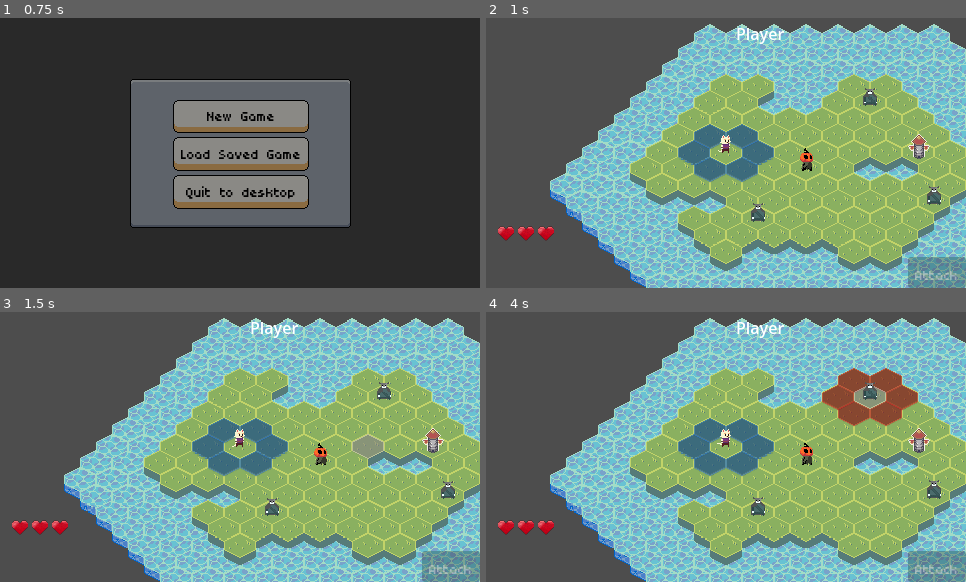
Above: before the commit, frames 1-4 (two rows, left to right).
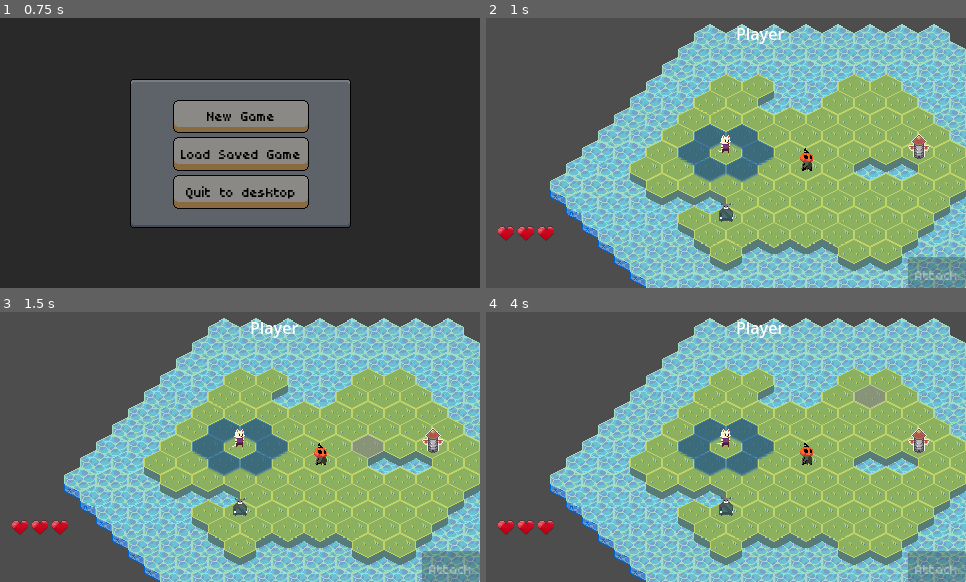
Above: after the commit, the same moments.

Repository: kroraf/cat-hoplite
Game: Godot game, scene res://scenes/ui/main_menu.tscn
Two runs of this game, one before a commit and one after it. Both use one fixed random seed, a clock stepped at 60 frames per second and the inputs below.
Inputs (mouse positions are in pixels of both pictures, inside the frame that each line leads up to):
- Up to frame 1 (0.75 s): click "New Game" at 0.5 s
- Up to frame 2 (1 s): no input
- Up to frame 3 (1.5 s): move the mouse to (345, 433) at 1.27 s; press the mouse at (345, 433) at 1.28 s; hold Right (ui_right) from 1.28 s (still down)
- Up to frame 4 (4 s): tap Space (ui_select) at 1.52 s; release Right (ui_right) at 2 s; release the mouse at (831, 433) at 2 s; drag from (630, 460) to (807, 455) at 2.02 s; tap Enter at 2.75 s; move the mouse to (774, 387) at 2.77 s; press the mouse at (774, 387) at 2.78 s; hold Right (ui_right) 2.78-3.5 s; release the mouse at (774, 387) at 3.5 s; drag from (702, 501) to (870, 387) at 3.52 s

Frame 1 is identical in both runs. In frame 2, 0.6% of the frame differs, in the area x 48-95%, y 25-76%; in frame 3, 0.6%; in frame 4, 3.1%, in the area x 48-95%, y 20-76%.

Commit message:
WIP
fixed ranged pathfinding; disabled move and attack for enemies

Diff:
--- a/levels/level_01.tscn
+++ b/levels/level_01.tscn
@@ -22,15 +22,7 @@
 def = ExtResource("3_gg43x")
 
 [node name="Enemy" parent="Units/Enemies" index="1" instance=ExtResource("2_81a5f")]
-position = Vector2(208, 44)
-def = ExtResource("4_mllcm")
-
-[node name="Enemy2" parent="Units/Enemies" index="2" instance=ExtResource("2_81a5f")]
-position = Vector2(96, 159)
-def = ExtResource("4_mllcm")
-
-[node name="Enemy4" parent="Units/Enemies" index="3" instance=ExtResource("2_81a5f")]
-position = Vector2(272, 143)
+position = Vector2(61, 158)
 def = ExtResource("4_mllcm")
 
 [node name="Exit" parent="Objects" index="0" instance=ExtResource("5_mllcm")]
--- a/scripts/ai/melee_behavior.gd
+++ b/scripts/ai/melee_behavior.gd
@@ -39,7 +39,8 @@
 	_process_ai()
 
 func _execute_move() -> void:
-	var path = await _get_path_to_player()
+	#var path = await _get_path_to_player()
+	var path = await _get_path_to_best_firing_position()
 
 	if path.size() > 1:
 		var next_cell = Vector2i(path[1])
@@ -63,20 +64,7 @@
 	turn_completed.emit()
 	current_state = AIState.DECIDE
 
-#func _get_path_to_player() -> PackedVector2Array:
-	#var enemy_cell = unit.grid_position
-	#var player_cell = player.grid_position
-	#var result = Navigation.find_optimal_approach_cell_and_path(player_cell, enemy_cell)
-	#return result.path
-
-#func _can_attack_player() -> bool:
-	#var enemy_cell = unit.grid_position
-	#var player_cell = player.grid_position
-	#var distance = Navigation.hex_distance(enemy_cell, player_cell)
-	#return distance == 1
-
 func _find_nearest_player() -> Unit:
-	# Wait a frame if unit_manager isn't ready
 	await get_tree().process_frame
 
 	var unit_manager = get_node("/root/Game/UnitManager")
@@ -125,3 +113,44 @@
 	var player_cell = current_player.grid_position
 	var result = Navigation.find_optimal_approach_cell_and_path(player_cell, enemy_cell)
 	return result.path
+
+func _get_path_to_best_firing_position():
+	var current_player = await _get_player()
+	var player_cell:Vector2i = current_player.grid_position
+	var firing_positions := get_firing_positions(player_cell)
+	var enemy_cell = unit.grid_position
+	var target_hex := player_cell
+	if not firing_positions.is_empty():
+		target_hex = choose_best_firing_position(enemy_cell, firing_positions)
+	var result = Navigation.get_movement_path(enemy_cell, target_hex)
+	return result
+
+func get_firing_positions(player_hex: Vector2i) -> Array[Vector2i]:
+	var positions: Array[Vector2i] = []
+
+	for offset in unit.get_attack_offsets():
+		var firing_hex = player_hex - offset
+
+		if Navigation.is_cell_walkable(firing_hex) and not OccupancyManager.is_tile_occupied(firing_hex):
+			positions.append(firing_hex)
+
+	return positions
+
+func choose_best_firing_position(
+	enemy_cell: Vector2i,
+	firing_positions: Array[Vector2i]
+) -> Vector2i:
+
+	var best_cell := enemy_cell
+	var best_cost := INF
+
+	for cell in firing_positions:
+		var path := Navigation.get_movement_path(enemy_cell, cell)
+		if path.is_empty():
+			continue
+
+		var cost := path.size()
+		if cost < best_cost:
+			best_cost = cost
+			best_cell = cell
+	return best_cell
--- a/scripts/unit.gd
+++ b/scripts/unit.gd
@@ -129,7 +129,9 @@
 	sprite.play("idle")
 	is_in_motion = false
 
-	await scan_for_opponents_and_attack()
+	#Only player moves and attack
+	if not is_enemy:
+		await scan_for_opponents_and_attack()
 	await get_tree().create_timer(0.1).timeout
 	decrease_ap(1)
 	_evaluate_ap()
@@ -232,3 +234,9 @@
 		tween.tween_property(self, "modulate", original_modulate, 0.08)
 		tween.tween_property(self, "scale", original_scale, 0.08)
 		await tween.finished
+
+func get_attack_offsets() -> Array[Vector2i]:
+	var offsets: Array[Vector2i] = []
+	for action in def.action_def:
+		offsets.append(action.end_point)
+	return offsets
